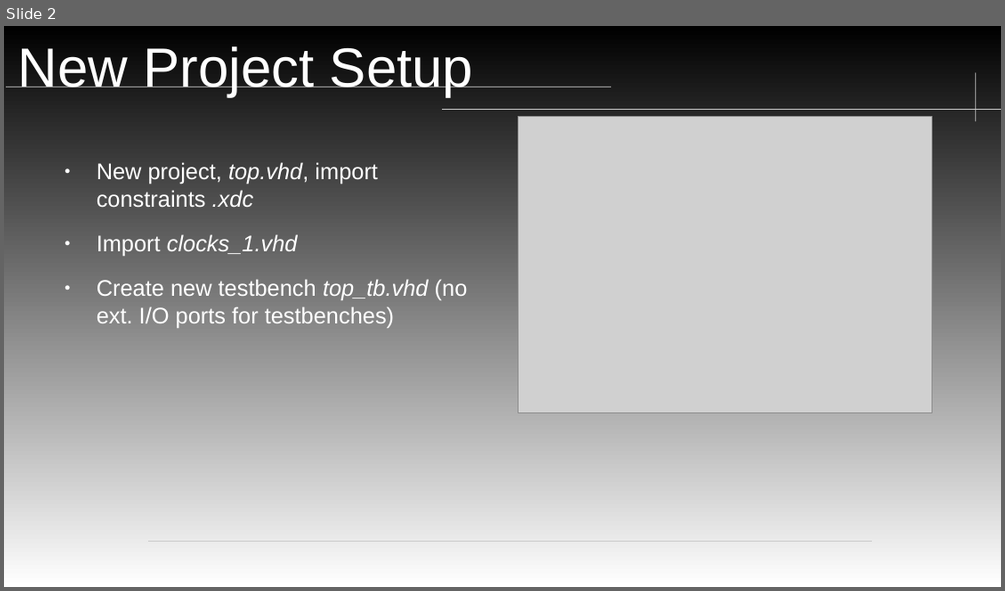
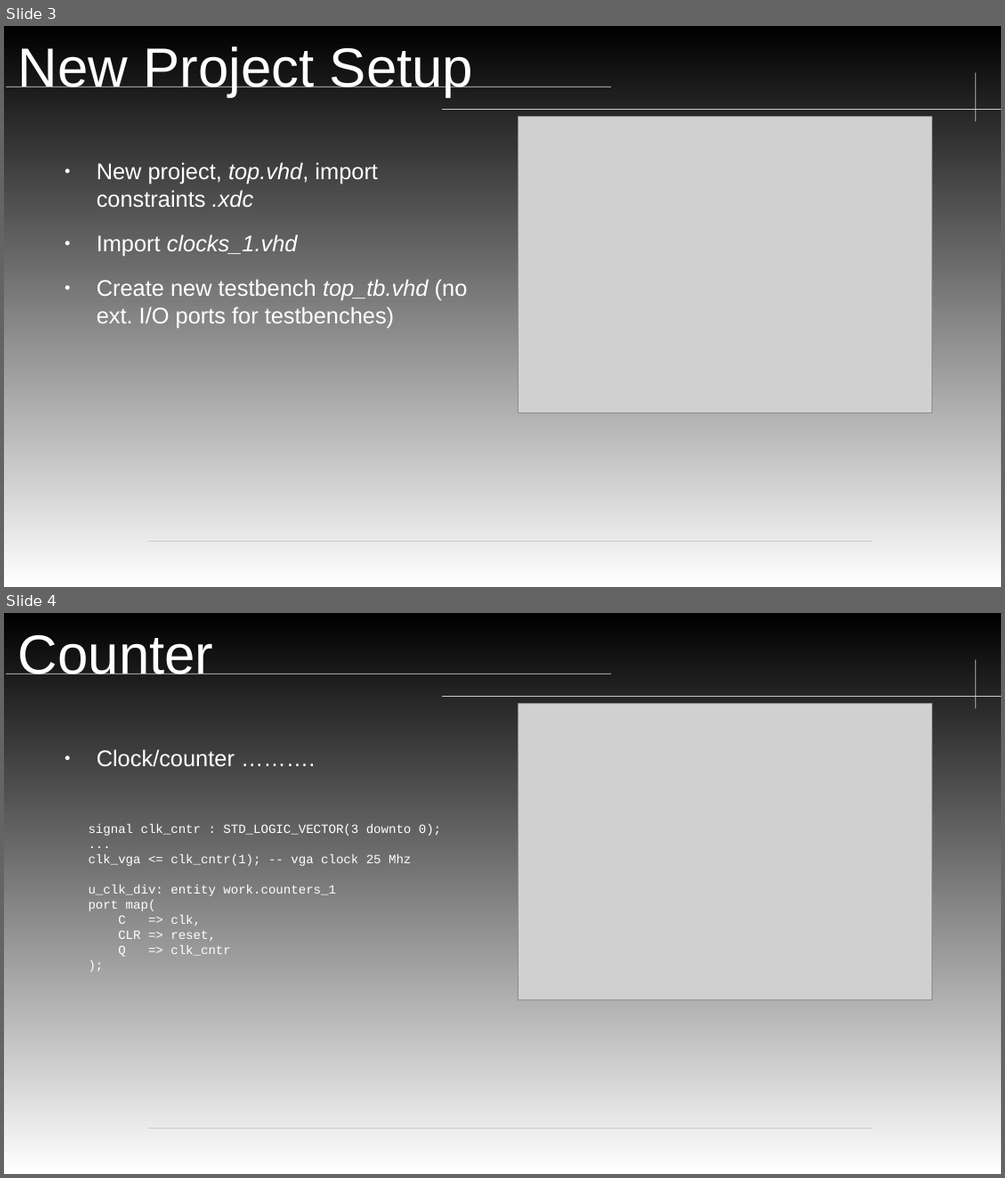
Before and after one commit to neiderm/retro_comp_fpga, a slide deck: docs/soc_t80_cpu_IRQ.odp. Shown one above the other, each under a label of ours: slide 2 before the commit, slides 3 and 4 after it. The pictures are 1005x591 and 1005x1178 pixels, drawn with LibreOffice and Linux fonts; fonts in the diff are those of the drawing; grey boxes stand for pictures; background and template pictures are left out. Boxes give left, top, right and bottom in pixels: in the first picture for what was removed or moved away, otherwise in the second. Text is boxed around its words. In the diff, an @@ line names an element or a change of style, - is before the commit and + after.

```diff
--- a/docs/soc_t80_cpu_IRQ.odp
+++ b/docs/soc_t80_cpu_IRQ.odp
@@ slide 4 added at bbox=[4, 613, 1001, 1174], background gradient #FFFFFF to #000000; not listed: 4 template elements that a slide beside it also shows @@
@@ title added at bbox=[18, 635, 214, 674], 43.8 pt, text #FFFFFF @@
+Counter
@@ picture added at bbox=[518, 704, 931, 1000] @@
@@ text added at bbox=[97, 749, 235, 767], 18 pt, text #FFFFFF @@
+● Clock/counter ……….
@@ text added at bbox=[89, 824, 441, 957], 10 pt, text #FFFFFF @@
+signal clk_cntr : STD_LOGIC_VECTOR(3 downto 0);
+...
+clk_vga <= clk_cntr(1); -- vga clock 25 Mhz
+u_clk_div: entity work.counters_1
+port map(
+C => clk,
+CLR => reset,
+Q => clk_cntr
+);
@@ what was slide 2 is now slide 3 @@
```
Also in this commit, not shown: 4 other slides added.
